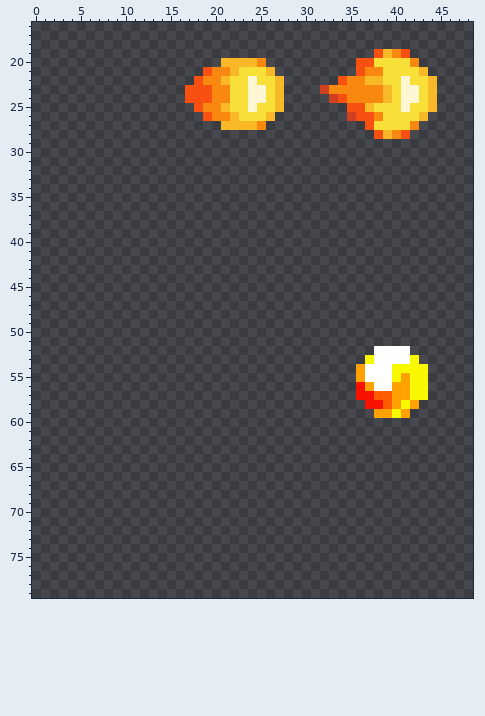
Pixel-art file -- Leore/Content/projectiles.aseprite. This is how it looked before the edit.
160x128 pixels, 1 frame. Colours within 5 levels of each other are drawn and written as one. Shown: x 0..48, y 16..79. The old version is drawn lined up with the new one. The commit also changed other parts of the picture, which this record leaves out.
Now the later version:
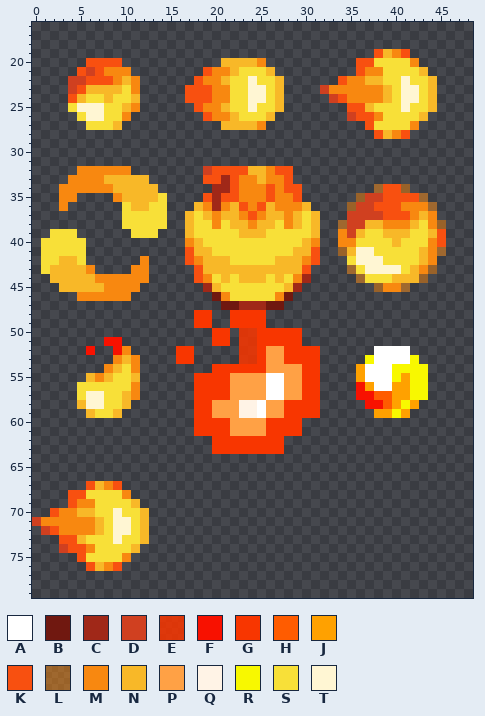
Palette (. is transparent): A #ffffff  B #701810  C #a02818  D #d04020  E #f63500dc  F #f81100  G #f83600  H #ff5c00  J #ffa100  K #f85010  L #f888107f  M #f88810  N #f8b828  P #ffa145  Q #fff3e6  R #f8f800  S #f8e038  T #fff6d3
What changed:
drawings rearranged on the sheet (the old picture shows each at its new place)
Changed rows in their new state; - is an unchanged pixel.
first column x 4:
20 --KKKK--
21 -KDKMMM-
22 DDKKKMNM
23 DKNNNNSM
24 KNSSNSSN
25 STTTSSNM
26 -STTSSM-
27 --SSSN--
first column x 1:
32 ----MMMMMM--------DKKKKNNMKK-----------------
33 ---MMMMNNNNN------KKCKMMNMMK-----------------
34 --MMMMMMNNNNN------CCKMMMKMKK--------LKKL----
35 --MM----MNNNNS----KCKKMMMKMMK------LDDKKKKL--
36 --M------SNNSS---NMCMNKMKNMMMN----LDDKKKMMML-
37 ---------SSSSS--NSNMNNMKMNNMNSN---DDDDKKKMNM-
38 ---------SSSSS--NSSMSNNMNNSMNSN--LDDNNMMMNSML
39 -SSS------SSS---NSSSSSNNNSSSSSN--MDNSSNNNSSNK
40 SSSSS-----------MNSSSSSSSSSSSNM--MMSSSSNSSSMK
41 SSSSS-----------KNNSSSSSSSSSNNK--LNTTSSSSSNML
42 SSNNS------M----KMNNNSSSSSNNNMK---STTTSSSSNM-
43 SNNNNM----MM-----KNNNNNNNNNNNK----LSTTTTSNML-
44 -NNNNNMMMMMM-----KMSNSNNNSNSMC-----LSSSNNNL--
45 --NNNNNMMMM-------CNSSSSSSSNC--------LMML----
46 ----MMMMMM---------BMSSSSSMB-----------------
47 --------------------BBCCCBB------------------
48 -----------------GG--GGGG--------------------
49 -----------------GG--GGGG--------------------
50 -------------------GG-EEGGGGG----------------
51 -------FF----------GG-EEGGGGG----------------
52 -----F--FM-----GG-----EEGPPGGGG--------------
53 --------MNM----GG-----EEGPPGGGG--------------
54 -------MNSM--------GGGGGGPPPPGG--------------
55 -----NMNSSN------GGGGPPPPAAPPGG--------------
56 ----SSSSSSM------GGGGPPPPAAPPGG--------------
57 ----STTSSNM------GGGGPPPPAAPPGG--------------
58 ----NTTSSN-------GGPPPQQAPPGGGG--------------
59 -----NSSN--------GGPPPQQAPPGGGG--------------
60 -----------------GGGGPPPPGGGG----------------
61 -----------------GGGGPPPPGGGG----------------
62 -------------------GGGGGGGG------------------
63 -------------------GGGGGGGG------------------
first column x 0:
67 ------KNMK---
68 ----KKSSSSM--
69 ----KMMSSSSN-
70 --KMMNNSSTSSN
71 DMMMMMMNSTTSN
72 -DKMMMMNSTTSN
73 ---KKNSSSTSSN
74 ---DKKMSSSSN-
75 -----KSSSSM--
76 ------KNMK---
